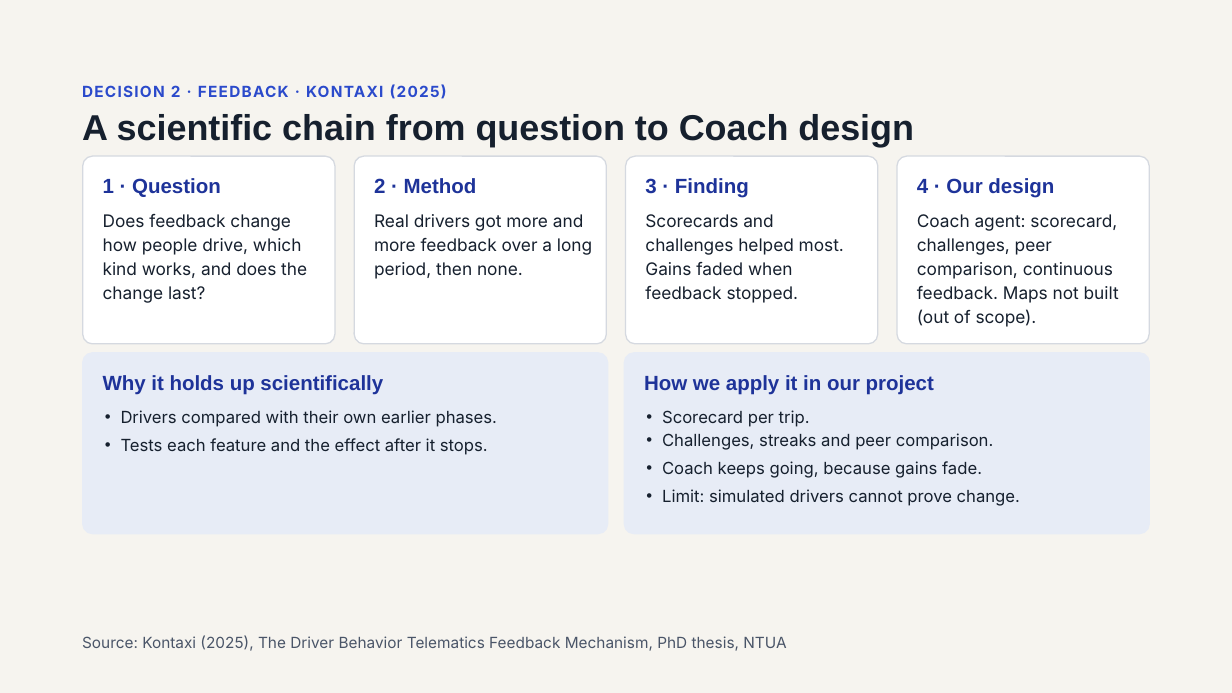
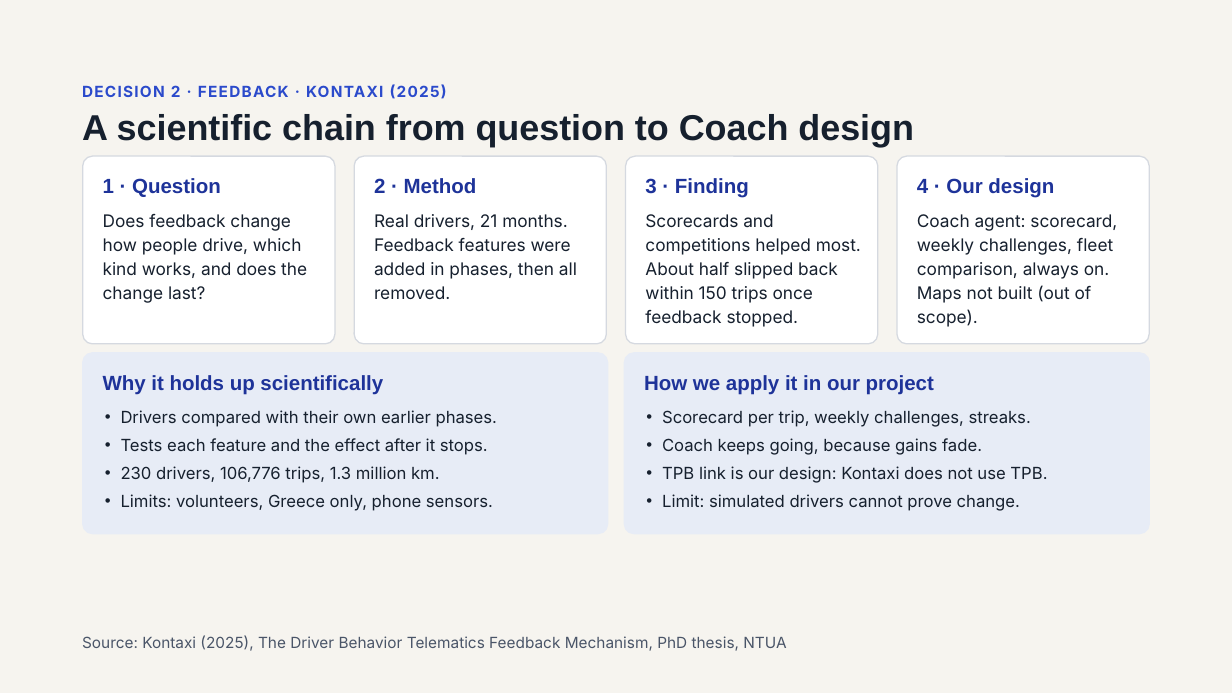
Before and after one commit to Osama-Gamil/Driver-Behaviour-PR, a slide deck: slide 41 of presentation/Driver_Safety_Project.pptx. Drawn at 1232x693 pixels with LibreOffice and Linux fonts; fonts in the diff are those of the drawing. Boxes give left, top, right and bottom in pixels: in the first picture for what was removed or moved away, otherwise in the second. Text is boxed around its words. In the diff, an @@ line names an element or a change of style, - is before the commit and + after.

Commit message:
add kontaxi feature

```diff
--- a/presentation/Driver_Safety_Project.pptx
+++ b/presentation/Driver_Safety_Project.pptx
@@ text at <box>374,214,577,299</box>: text changed @@
-Real drivers got more and more feedback over a long period, then none.
+Real drivers, 21 months. Feedback features were added in phases, then all removed.
@@ text at <box>645,214,861,327</box>: text changed @@
-Scorecards and challenges helped most. Gains faded when feedback stopped.
+Scorecards and competitions helped most. About half slipped back within 150 trips once feedback stopped.
@@ text at <box>917,214,1117,327</box>: text changed @@
-Coach agent: scorecard, challenges, peer comparison, continuous feedback. Maps not built (out of scope).
+Coach agent: scorecard, weekly challenges, fleet comparison, always on. Maps not built (out of scope).
@@ text at <box>662,410,1031,427</box>: text changed @@
-• Scorecard per trip.
-• Challenges, streaks and peer comparison.
+• Scorecard per trip, weekly challenges, streaks.
@@ text at <box>121,466,493,511</box>: paragraphs added @@
+• 230 drivers, 106,776 trips, 1.3 million km.
+• Limits: volunteers, Greece only, phone sensors.
@@ text at <box>662,466,1047,483</box>: paragraph added @@
+• TPB link is our design: Kontaxi does not use TPB.
```
Also in this commit, not shown: 1 other slide changed, 2 slides added, 1 other file.
